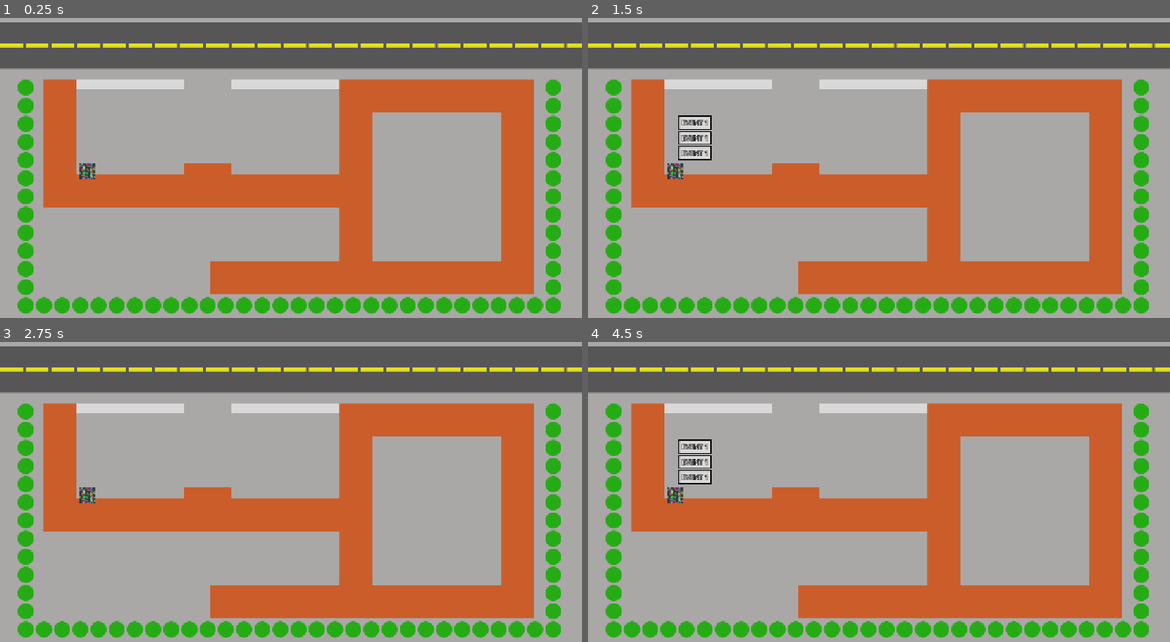
Above: before the commit, frames 1-4 (two rows, left to right).
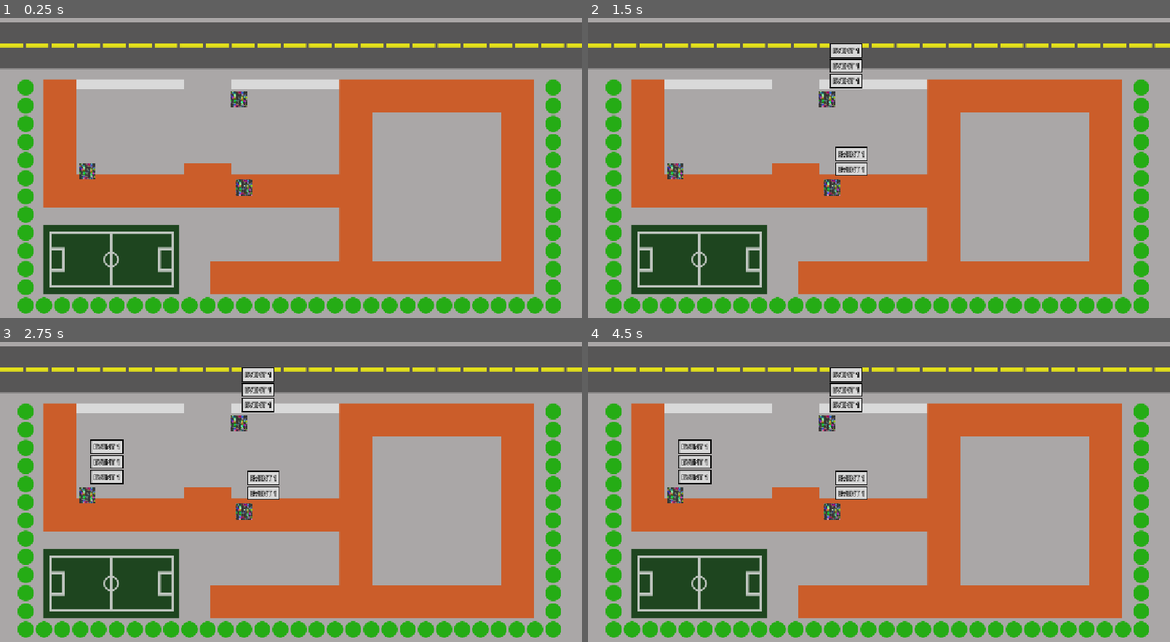
Above: after the commit, the same moments.

Repository: shi-reker/project-skinwalker
Game: Godot game, scene res://Scenes/school.tscn
Two runs of this game, one before a commit and one after it. Both use one fixed random seed, a clock stepped at 60 frames per second and the inputs below. This scene is started directly instead of the project's main scene.
Inputs (mouse positions are in pixels of both pictures, inside the frame that each line leads up to; where the layout moved, square brackets give the same spot in the first picture):
- Up to frame 1 (0.25 s): no input
- Up to frame 2 (1.5 s): click (832, 189) [675, 171] at 0.5 s; click (826, 99) at 1.27 s
- Up to frame 3 (2.75 s): click (87, 495) at 2 s
- Up to frame 4 (4.5 s): click (692, 447) at 2.77 s; click (692, 462) at 3.52 s; click (692, 477) at 4.27 s

The runs differ from the first frame. In frame 1, 5.7% of the frame differs, in the area x 7-44%, y 24-93%; in frame 2, 7.5%, in the area x 7-48%, y 8-93%; in frame 3, 7.5%; in frame 4, 6.8%.

Commit message:
map update

Diff:
--- a/Scenes/school.tscn
+++ b/Scenes/school.tscn
@@ -22,3 +22,19 @@
 anchors_preset = -1
 anchor_left = 0.15
 anchor_right = 0.15
+
+[node name="InterestPoint2" parent="." unique_id=104285942 instance=ExtResource("2_hnxbv")]
+layout_mode = 1
+anchors_preset = -1
+anchor_left = 0.419
+anchor_top = 0.55
+anchor_right = 0.419
+anchor_bottom = 0.55
+
+[node name="InterestPoint3" parent="." unique_id=1162841921 instance=ExtResource("2_hnxbv")]
+layout_mode = 1
+anchors_preset = -1
+anchor_left = 0.41
+anchor_top = 0.28
+anchor_right = 0.41
+anchor_bottom = 0.28
--- a/Scripts/Actors/stalker.gd
+++ b/Scripts/Actors/stalker.gd
@@ -22,7 +22,7 @@
 	state_machine.update_current_state(delta)
 	if !state_machine.current_state_id == state_machine.State.SEARCHING and target != null:
 		distToTarget = global_position.distance_to(target.global_position)
-		print_debug(distToTarget)
+		#print_debug(distToTarget)
 		if distToTarget < 120:
 			state_machine.change_state(state_machine.stateTable[state_machine.State.SURVEILING])
 		elif distToTarget < 60:
@@ -34,5 +34,6 @@
 
 func _on_detection_range_exited(body: PlayerActor) -> void:
 	state_machine.change_state(state_machine.stateTable[state_machine.State.SEARCHING])
+
 func detected_player_entered_home():
 	print("i see you :)")
--- a/Scripts/StateMachines/stalker_state_machine.gd
+++ b/Scripts/StateMachines/stalker_state_machine.gd
@@ -33,7 +33,7 @@
 	on_state_change.connect(ChangeStateID)
 
 func update_current_state(delta: float) -> void:
-	print_debug(current_state.state_name)
+	#print_debug(current_state.state_name)
 	current_state.update_state(delta)
 
 func ChangeStateID(id:State):
Binary file changed: Assets/Visuals/school map placeholder.png
